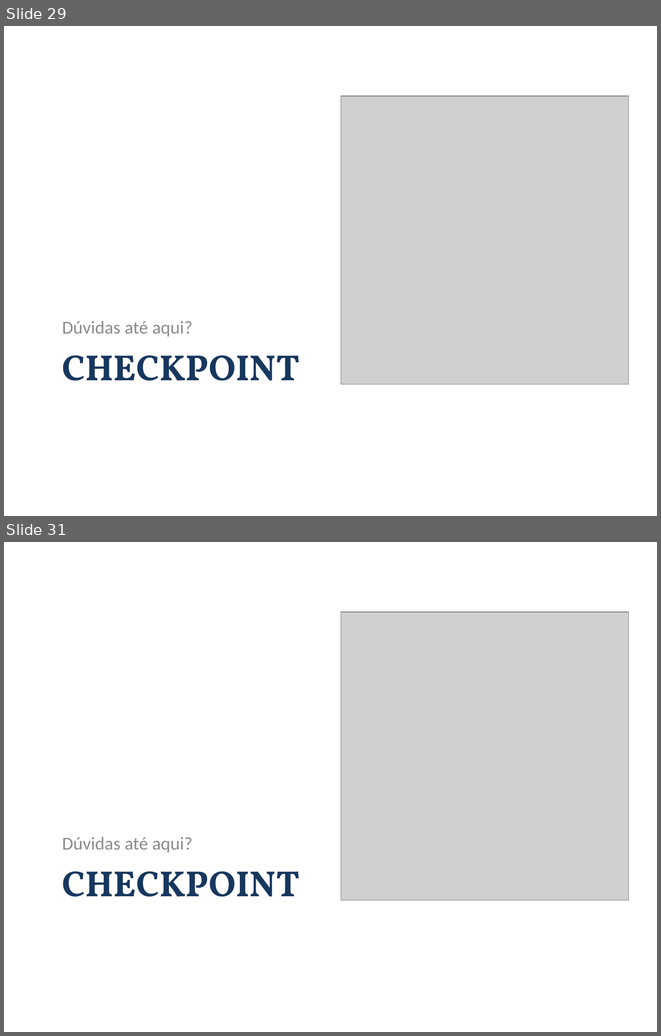
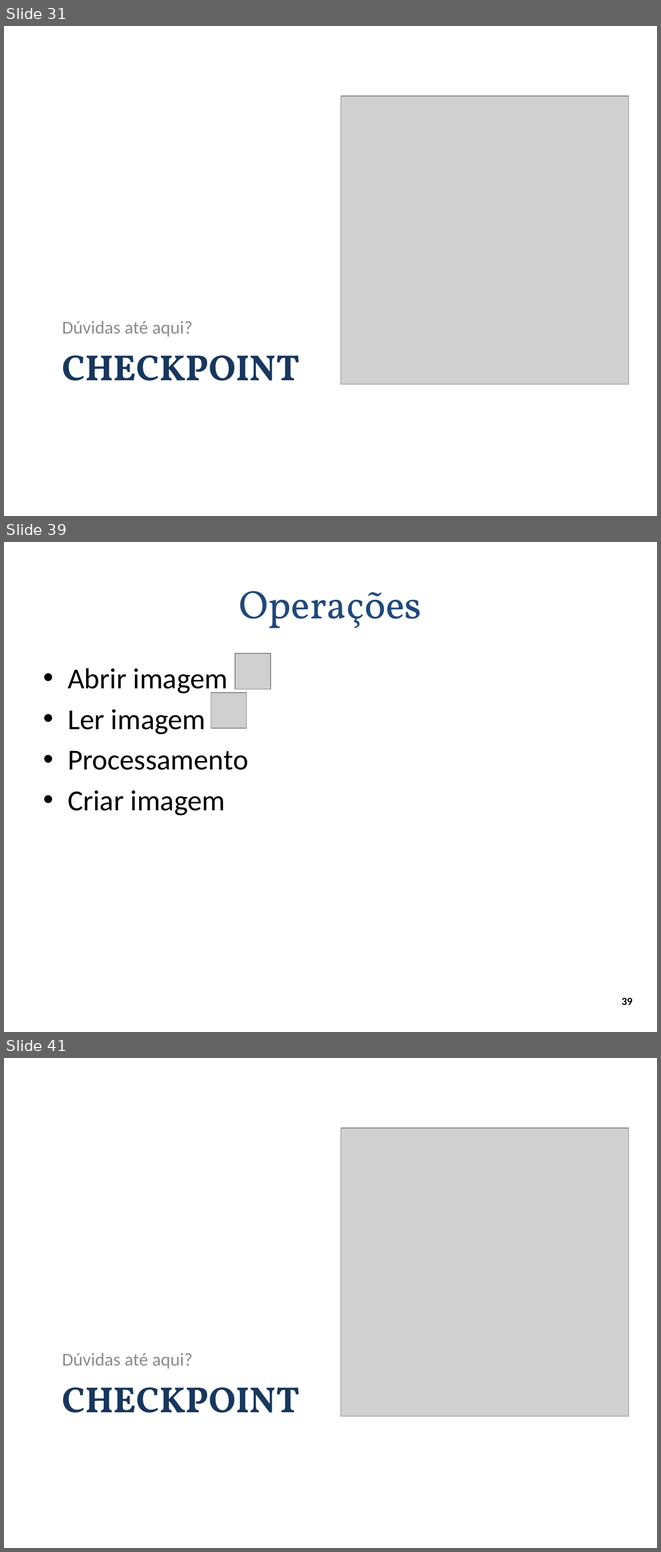
Before and after one commit to andrecurvello/tests-zingarelli, a slide deck: 1-Meus-Artigos/Minicurso-SemComp2011/minicurso-SemComp2011.pptx. Shown one above the other, each under a label of ours: slides 29 and 31 before the commit, slides 31, 39 and 41 after it; the slides between them are not shown. The pictures are 661x1036 and 661x1552 pixels, drawn with LibreOffice and Linux fonts; fonts in the diff are those of the drawing; grey boxes stand for pictures; background and template pictures are left out. Boxes give left, top, right and bottom in pixels: in the first picture for what was removed or moved away, otherwise in the second. Text is boxed around its words. In the diff, an @@ line names an element or a change of style, - is before the commit and + after.

Commit message:
SemComp11 - apresentação: parte de abrir e ler imagem - código do programa que lê imagem

```diff
--- a/1-Meus-Artigos/Minicurso-SemComp2011/minicurso-SemComp2011.pptx
+++ b/1-Meus-Artigos/Minicurso-SemComp2011/minicurso-SemComp2011.pptx
@@ slide 39 added at bbox=[4, 542, 657, 1032], background #FFFFFF @@
@@ title added at bbox=[239, 591, 422, 628], 44 pt, text #1F497D @@
+Operações
@@ picture added at bbox=[235, 653, 271, 689] @@
@@ text added at bbox=[68, 668, 248, 815], 32 pt, text #000000 @@
+• Abrir imagem
+• Ler imagem
+• Processamento
+• Criar imagem
@@ picture added at bbox=[211, 693, 247, 729] @@
@@ page number added at bbox=[621, 997, 633, 1005], 12 pt, text #000000, bold @@
+39
@@ what was slide 29 is now slide 31 @@
@@ what was slide 31 is now slide 41 @@
```
Also in this commit, not shown: 5 slides changed, 11 other slides added, 5 other files.
